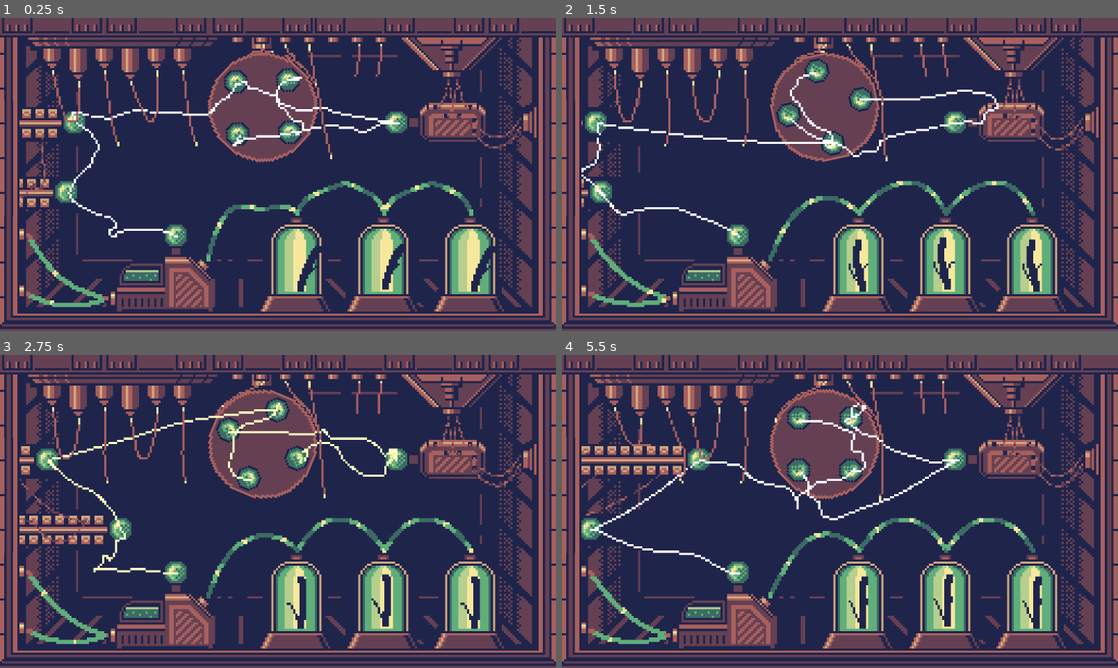
Above: before the commit, frames 1-4 (two rows, left to right).
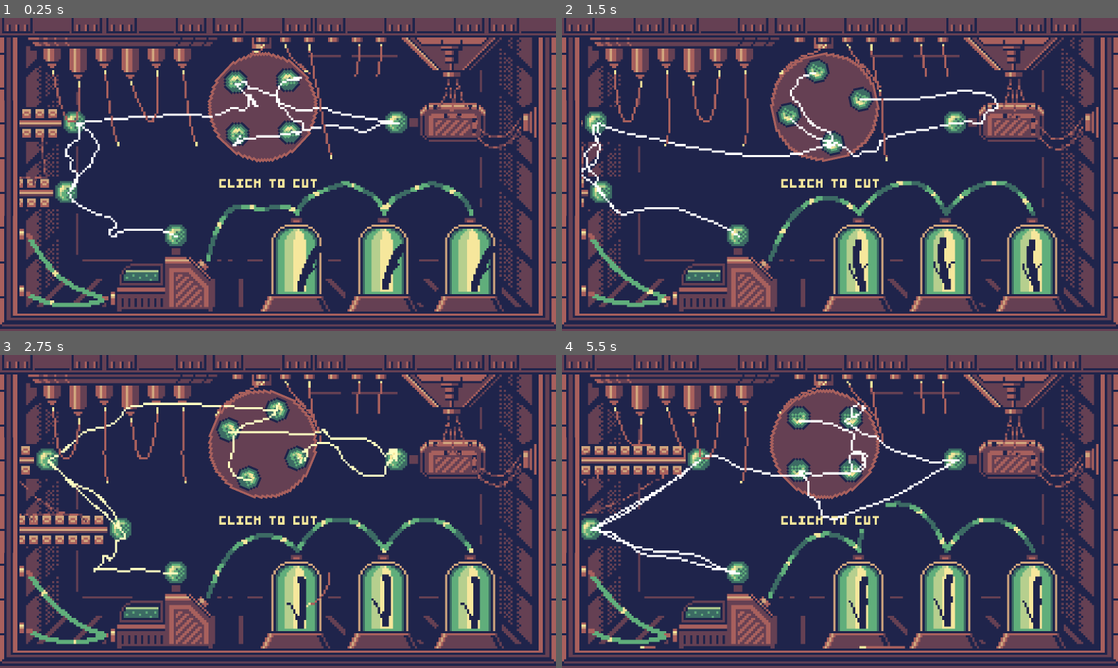
Above: after the commit, the same moments.

Repository: Donitzo/godot-pixel-rope
Game: Godot game, scene res://nodes/demo.tscn
The game is run twice, just before and just after one commit, with the same random seed, the same clock (stepped at 60 frames per second) and the same inputs.
Inputs (mouse positions are in pixels of both pictures, inside the frame that each line leads up to):
- Up to frame 1 (0.25 s): no input
- Up to frame 2 (1.5 s): move the mouse to (962, 158) at 0.52 s; click (962, 158) at 0.67 s; move the mouse to (728, 190) at 1.27 s; click (728, 190) at 1.42 s
- Up to frame 3 (2.75 s): move the mouse to (333, 442) at 2.02 s; click (333, 442) at 2.17 s
- Up to frame 4 (5.5 s): move the mouse to (812, 574) at 2.77 s; click (812, 574) at 2.92 s; move the mouse to (1006, 558) at 3.52 s; click (1006, 558) at 3.67 s; move the mouse to (673, 464) at 4.27 s; click (673, 464) at 4.42 s; move the mouse to (867, 511) at 5.02 s; click (867, 511) at 5.17 s

The runs differ from the first frame. In frame 1, 1.1% of the frame differs, in the area x 3-57%, y 8-58%; in frame 2, 1.1%; in frame 3, 1.5%; in frame 4, 2.1%, in the area x 3-70%, y 10-94%.

Commit message:
Fixed compatibility issues.

Diff:
--- a/src/nodes/demo.tscn
+++ b/src/nodes/demo.tscn
@@ -1,5 +1,6 @@
 [gd_scene format=3 uid="uid://uiktb4vsvbd5"]
 
+[ext_resource type="Script" uid="uid://co7yvqx58pp7y" path="res://scripts/cutter.gd" id="1_a47j3"]
 [ext_resource type="Texture2D" uid="uid://b4qv1oiiurhg2" path="res://textures/background.png" id="1_obfg2"]
 [ext_resource type="Texture2D" uid="uid://t8datl44yrvp" path="res://textures/coil.png" id="2_d3o1r"]
 [ext_resource type="Texture2D" uid="uid://cwjtu1jwq53qe" path="res://textures/wall.png" id="3_5vtl4"]
@@ -127,7 +128,23 @@
 [sub_resource type="CircleShape2D" id="CircleShape2D_ndtgc"]
 radius = 25.0
 
+[sub_resource type="RectangleShape2D" id="RectangleShape2D_ndtgc"]
+size = Vector2(8, 144.5)
+
+[sub_resource type="RectangleShape2D" id="RectangleShape2D_a47j3"]
+size = Vector2(256, 8.5)
+
+[sub_resource type="RectangleShape2D" id="RectangleShape2D_5t2aa"]
+size = Vector2(7, 144.5)
+
+[sub_resource type="RectangleShape2D" id="RectangleShape2D_8icdo"]
+size = Vector2(254, 9)
+
+[sub_resource type="RectangleShape2D" id="RectangleShape2D_r6lgu"]
+size = Vector2(46, 22.5)
+
 [node name="Demo" type="Node2D" unique_id=1922009711]
+script = ExtResource("1_a47j3")
 
 [node name="Background" type="Sprite2D" parent="." unique_id=1876780254]
 texture_filter = 1
@@ -235,6 +252,12 @@
 
 [node name="Anchor3" type="Node2D" parent="Coil1" unique_id=1867261356]
 position = Vector2(20, 3)
+
+[node name="StaticBody2D2" type="StaticBody2D" parent="Coil1" unique_id=578502453]
+
+[node name="CollisionShape2D" type="CollisionShape2D" parent="Coil1/StaticBody2D2" unique_id=2008367827]
+position = Vector2(26, 7.5)
+shape = SubResource("RectangleShape2D_n7xp7")
 
 [node name="Coil2" type="Sprite2D" parent="." unique_id=1254610506]
 texture_filter = 1
@@ -321,6 +344,7 @@
 segments = Array[ExtResource("7_sfjfo")]([SubResource("Resource_5vtl4"), SubResource("Resource_sfjfo")])
 segment_repeats = 6
 initial_length = -7.0
+collide_with_world = true
 collision_radius = 1.0
 
 [node name="Rope2" type="MeshInstance2D" parent="Ropes" unique_id=156954660 node_paths=PackedStringArray("start_node", "end_node")]
@@ -331,6 +355,7 @@
 segments = Array[ExtResource("7_sfjfo")]([SubResource("Resource_5vtl4"), SubResource("Resource_sfjfo")])
 segment_repeats = 6
 initial_length = -7.0
+collide_with_world = true
 collision_radius = 1.0
 
 [node name="Rope3" type="MeshInstance2D" parent="Ropes" unique_id=633731380 node_paths=PackedStringArray("start_node", "end_node")]
@@ -341,6 +366,7 @@
 segments = Array[ExtResource("7_sfjfo")]([SubResource("Resource_5vtl4"), SubResource("Resource_sfjfo")])
 segment_repeats = 6
 initial_length = -7.0
+collide_with_world = true
 collision_radius = 1.0
 
 [node name="Rope4" type="MeshInstance2D" parent="Ropes" unique_id=392454666 node_paths=PackedStringArray("start_node", "end_node")]
@@ -351,6 +377,7 @@
 segments = Array[ExtResource("7_sfjfo")]([SubResource("Resource_5vtl4"), SubResource("Resource_sfjfo")])
 segment_repeats = 6
 initial_length = -7.0
+collide_with_world = true
 collision_radius = 1.0
 
 [node name="Rope5" type="MeshInstance2D" parent="Ropes" unique_id=966701414 node_paths=PackedStringArray("start_node", "end_node")]
@@ -361,6 +388,7 @@
 segments = Array[ExtResource("7_sfjfo")]([SubResource("Resource_5vtl4"), SubResource("Resource_sfjfo")])
 segment_repeats = 6
 initial_length = -7.0
+collide_with_world = true
 collision_radius = 1.0
 
 [node name="Rope7" type="MeshInstance2D" parent="Ropes" unique_id=1467047071 node_paths=PackedStringArray("start_node", "end_node")]
@@ -371,6 +399,7 @@
 segments = Array[ExtResource("7_sfjfo")]([SubResource("Resource_5vtl4"), SubResource("Resource_sfjfo")])
 segment_repeats = 6
 initial_length = 0.0
+collide_with_world = true
 collision_radius = 1.0
 
 [node name="Rope8" type="MeshInstance2D" parent="Ropes" unique_id=1244404820 node_paths=PackedStringArray("start_node", "end_node")]
@@ -381,6 +410,7 @@
 segments = Array[ExtResource("7_sfjfo")]([SubResource("Resource_5vtl4"), SubResource("Resource_sfjfo")])
 segment_repeats = 6
 initial_length = 0.0
+collide_with_world = true
 collision_radius = 1.0
 
 [node name="Rope43" type="MeshInstance2D" parent="Ropes" unique_id=1921207016 node_paths=PackedStringArray("start_node", "end_node")]
@@ -391,6 +421,7 @@
 segments = Array[ExtResource("7_sfjfo")]([SubResource("Resource_5vtl4"), SubResource("Resource_sfjfo")])
 segment_repeats = 6
 initial_length = 0.0
+collide_with_world = true
 collision_radius = 1.0
 
 [node name="Rope44" type="MeshInstance2D" parent="Ropes" unique_id=2066944086 node_paths=PackedStringArray("start_node", "end_node")]
@@ -401,6 +432,7 @@
 segments = Array[ExtResource("7_sfjfo")]([SubResource("Resource_5vtl4"), SubResource("Resource_sfjfo")])
 segment_repeats = 6
 initial_length = 0.0
+collide_with_world = true
 collision_radius = 1.0
 
 [node name="Rope45" type="MeshInstance2D" parent="Ropes" unique_id=200448456 node_paths=PackedStringArray("start_node", "end_node")]
@@ -411,6 +443,7 @@
 segments = Array[ExtResource("7_sfjfo")]([SubResource("Resource_5vtl4"), SubResource("Resource_sfjfo")])
 segment_repeats = 6
 initial_length = 0.0
+collide_with_world = true
 collision_radius = 1.0
 
 [node name="Rope9" type="MeshInstance2D" parent="Ropes" unique_id=1976298833 node_paths=PackedStringArray("start_node", "end_node")]
@@ -424,6 +457,7 @@
 initial_length = 10.0
 rope_force = Vector2(0, -200)
 controllers = Array[ExtResource("8_n7xp7")]([SubResource("Resource_8icdo")])
+collide_with_world = true
 collision_radius = 1.0
 
 [node name="Rope10" type="MeshInstance2D" parent="Ropes" unique_id=814330423 node_paths=PackedStringArray("start_node", "end_node")]
@@ -437,6 +471,7 @@
 initial_length = 10.0
 rope_force = Vector2(0, -200)
 controllers = Array[ExtResource("8_n7xp7")]([SubResource("Resource_8icdo")])
+collide_with_world = true
 collision_radius = 1.0
 
 [node name="Rope11" type="MeshInstance2D" parent="Ropes" unique_id=1591686734 node_paths=PackedStringArray("start_node", "end_node")]
@@ -450,6 +485,7 @@
 initial_length = 10.0
 rope_force = Vector2(0, -200)
 controllers = Array[ExtResource("8_n7xp7")]([SubResource("Resource_8icdo")])
+collide_with_world = true
 collision_radius = 1.0
 
 [node name="Rope12" type="MeshInstance2D" parent="Ropes" unique_id=1210677506 node_paths=PackedStringArray("start_node", "end_node")]
@@ -482,7 +518,7 @@
 end_node = NodePath("../../Coil2/Anchor1")
 grace_alpha = 0.0
 segments = Array[ExtResource("7_sfjfo")]([SubResource("Resource_r6lgu")])
-initial_length = 20.0
+initial_length = 40.0
 rope_force = Vector2(0, 0)
 rope_damping = 0.0
 controllers = Array[ExtResource("8_n7xp7")]([SubResource("Resource_1rlap")])
@@ -498,6 +534,7 @@
 rope_force = Vector2(0, 0)
 rope_damping = 0.0
 controllers = Array[ExtResource("8_n7xp7")]([SubResource("Resource_1rlap")])
+collide_with_world = true
 collision_radius = 1.0
 
 [node name="Rope15" type="MeshInstance2D" parent="Ropes" unique_id=602192231 node_paths=PackedStringArray("start_node", "end_node")]
@@ -537,18 +574,20 @@
 collision_radius = 1.0
 
 [node name="Rope40" type="MeshInstance2D" parent="Ropes" unique_id=836258889 node_paths=PackedStringArray("start_node", "end_node")]
+position = Vector2(0, -2)
 script = ExtResource("6_5vtl4")
 start_node = NodePath("../../Gear/Anchor1")
 end_node = NodePath("../../Coil2/Anchor1")
 grace_alpha = 0.0
 segments = Array[ExtResource("7_sfjfo")]([SubResource("Resource_r6lgu")])
-initial_length = 20.0
+initial_length = 40.0
 rope_force = Vector2(0, 0)
 rope_damping = 0.0
 controllers = Array[ExtResource("8_n7xp7")]([SubResource("Resource_1rlap")])
 collision_radius = 1.0
 
 [node name="Rope41" type="MeshInstance2D" parent="Ropes" unique_id=462945427 node_paths=PackedStringArray("start_node", "end_node")]
+position = Vector2(0, 1)
 script = ExtResource("6_5vtl4")
 start_node = NodePath("../../Coil1/Anchor1")
 end_node = NodePath("../../Coil2/Anchor1")
@@ -570,6 +609,7 @@
 rope_force = Vector2(0, 0)
 rope_damping = 0.0
 controllers = Array[ExtResource("8_n7xp7")]([SubResource("Resource_1rlap")])
+collide_with_world = true
 collision_radius = 1.0
 
 [node name="Rope19" type="MeshInstance2D" parent="Ropes" unique_id=1551399402 node_paths=PackedStringArray("start_node", "end_node")]
@@ -594,6 +634,7 @@
 roll_velocity = 90.0
 initial_length = 0.0
 rope_force = Vector2(0, 50)
+collide_with_world = true
 collision_radius = 1.0
 
 [node name="Rope17" type="MeshInstance2D" parent="Ropes" unique_id=40224568 node_paths=PackedStringArray("start_node", "end_node")]
@@ -606,6 +647,7 @@
 roll_velocity = 90.0
 initial_length = 0.0
 rope_force = Vector2(0, 50)
+collide_with_world = true
 collision_radius = 1.0
 
 [node name="Rope20" type="MeshInstance2D" parent="Ropes" unique_id=1866216087 node_paths=PackedStringArray("start_node")]
@@ -717,7 +759,6 @@
 initial_length = 20.0
 rope_force = Vector2(0, -100)
 controllers = Array[ExtResource("8_n7xp7")]([SubResource("Resource_m2no3")])
-collide_with_world = true
 collision_radius = 1.0
 warmup_steps = 64
 warmup_timestep = 0.017
@@ -731,7 +772,6 @@
 initial_length = 20.0
 rope_force = Vector2(0, -100)
 controllers = Array[ExtResource("8_n7xp7")]([SubResource("Resource_m2no3")])
-collide_with_world = true
 collision_radius = 1.0
 warmup_steps = 64
 warmup_timestep = 0.017
@@ -745,7 +785,6 @@
 initial_length = 20.0
 rope_force = Vector2(0, -100)
 controllers = Array[ExtResource("8_n7xp7")]([SubResource("Resource_m2no3")])
-collide_with_world = true
 collision_radius = 1.0
 warmup_steps = 64
 warmup_timestep = 0.017
@@ -839,3 +878,23 @@
 [node name="CollisionShape2D2" type="CollisionShape2D" parent="StaticBody2D" unique_id=2048899048]
 position = Vector2(121, 41)
 shape = SubResource("CircleShape2D_ndtgc")
+
+[node name="CollisionShape2D3" type="CollisionShape2D" parent="StaticBody2D" unique_id=1874964233]
+position = Vector2(4, 71.75)
+shape = SubResource("RectangleShape2D_ndtgc")
+
+[node name="CollisionShape2D4" type="CollisionShape2D" parent="StaticBody2D" unique_id=1585650257]
+position = Vector2(128, 3.75)
+shape = SubResource("RectangleShape2D_a47j3")
+
+[node name="CollisionShape2D5" type="CollisionShape2D" parent="StaticBody2D" unique_id=892596359]
+position = Vector2(252.5, 71.75)
+shape = SubResource("RectangleShape2D_5t2aa")
+
+[node name="CollisionShape2D6" type="CollisionShape2D" parent="StaticBody2D" unique_id=1218298180]
+position = Vector2(129, 139.5)
+shape = SubResource("RectangleShape2D_8icdo")
+
+[node name="CollisionShape2D7" type="CollisionShape2D" parent="StaticBody2D" unique_id=1482337195]
+position = Vector2(77, 124.25)
+shape = SubResource("RectangleShape2D_r6lgu")
--- a/src/pixel_rope/shaders/pixel_rope.gdshader
+++ b/src/pixel_rope/shaders/pixel_rope.gdshader
@@ -100,18 +100,11 @@
 }
 
 float distance_to_pixel_exit(vec2 p, vec2 dir) {
-    vec2 cell_min = floor(p + vec2(0.5)) - vec2(0.5);
-    vec2 cell_max = cell_min + vec2(1.0);
-
-    vec2 side = mix(cell_min, cell_max, step(vec2(0.0), dir));
-
-    vec2 safe_dir = mix(vec2(1e-6), dir, step(vec2(1e-6), abs(dir)));
-    vec2 t = (side - p) / safe_dir;
-
-    vec2 valid = step(vec2(1e-6), abs(dir));
-    t = mix(vec2(1e20), t, valid);
-
-    return max(min(t.x, t.y), 0.0);
+    vec2 cell = floor(p + vec2(0.5));
+    vec2 local = p - cell;
+    vec2 half_distance = vec2(0.5) - local * sign(dir);
+    vec2 t = half_distance / max(abs(dir), vec2(1e-6));
+    return min(t.x, t.y);
 }
 
 float pixel_path_length(vec2 p, vec2 tangent) {
@@ -163,7 +156,9 @@
     float path_length = pixel_path_length(pc, tangent);
     float full = step(FULL_COVERAGE, path_length + force_full);
     float grace = step(GRACE_COVERAGE, path_length);
-    float alpha = mix(grace * grace_alpha, 1.0, full) * float(!same_as_previous) * float(!is_cut);
+    float not_same = same_as_previous ? 0.0 : 1.0;
+    float not_cut = is_cut ? 0.0 : 1.0;
+    float alpha = mix(grace * grace_alpha, 1.0, full) * not_same * not_cut;
 
     v_color = vec4(COLOR.rgb, COLOR.a * alpha);
 
--- /dev/null
+++ b/src/scripts/cutter.gd
@@ -0,0 +1,14 @@
+extends Node
+
+@onready var ropes: Node = $Ropes
+
+func _unhandled_input(event: InputEvent) -> void:
+    if event is InputEventMouseButton:
+        if event.button_index == MOUSE_BUTTON_LEFT and event.pressed:
+            for rope in ropes.get_children():
+                if rope.start_node != null and rope.start_node.get_parent().name in ['Coil1', 'Coil2', 'Gear'] or\
+                    rope.end_node != null and rope.end_node.get_parent().name in ['Coil1', 'Coil2', 'Gear']:
+                    continue
+
+                if rope.cut_rope_at_position(event.position):
+                    return
Binary file changed: src/textures/background.png
